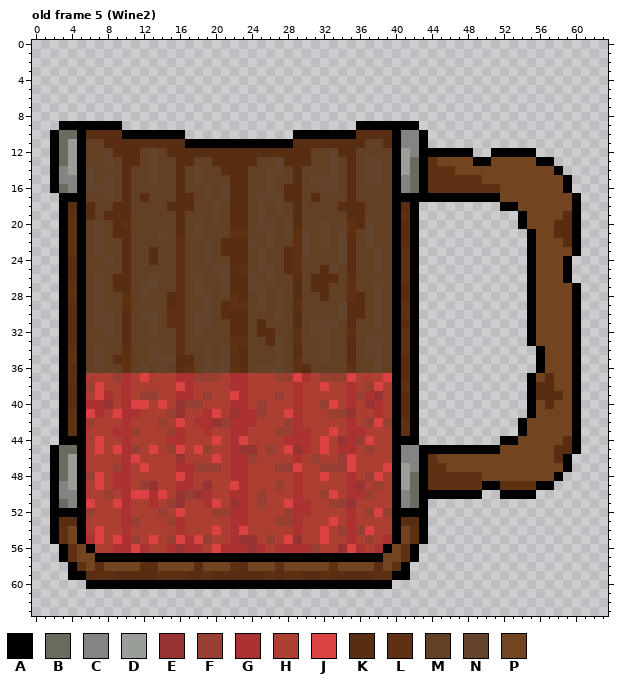
Edited in one commit: pixel-art file (assets/models/mug/cut_mug.ase). Above: the version before the commit.
64x64 pixels, 27 frames. Colours within 5 levels of each other are drawn and written as one. Shown: old frame 5 (Wine2). The commit also changed other frames, which this record leaves out.
Visible layers, top first: "MugFront", "MugHandle", "BlueLiquid" lighten, "OrangeLiquid", "PurpleLiquid" opacity 75% lighten, "YellowLiquid", "GreenLayer" lighten, "RedLiquid" lighten, "MugBackground".
Palette (. is transparent): A #000000  B #696b5e  C #848482  D #999e98  E #983333  F #983f33  G #ac3232  H #ac3f32  J #dc4242  K #592d12  L #5f3113  M #633f23  N #63432b  P #734420
Pixels before, old frame 5 (Wine2) (only the part around the change), first column x 0:
26 ...AKAMNMKKMMNMMLMNMMNKKNMNMMKMKKKMLMMMMALA......
27 ...ALAMNMKKMNNMMLMNMMNKKNNMMMKMKKMMLMMNMAKA......
28 ...ALAMNMMLMNMMKLMNNMMLKMNMNMKMMKMMLKMNMAKA......
29 ...AKAMNMMLMMMMKLMMNMKLLMNMNMLMMMMNKKMNMALA......
30 ...AKAMNNMKMNNMLLMNNMKKKMMMNMKMMMMNKKMNMALA......
31 ...AKAMNNMKMMNMLLMNNMMKKMKMMMKMNNNMKMMNMAKA......
32 ...AKAMMNMKMMNMMLMNMMMKKMKKMMLMNNMMLMMMMALA......
33 ...AKAMMMMKMMMMMLMMMMMLLMMKNMLMMNMMKMNNMALA......
34 ...ALAMNMMLMMNMMLMMNMNLKMMMNMKMMNMMKMNNMALA......
35 ...ALAMNMKLMMNNNKKMNMNLKMMMNMLMMNMMKMMNMAKA......
36 ...AKAMNMMLMNMNMKLMNNNLKMNNNMLKMMMMLMMNMAKA......
37 ...ALAHHHFGHJHHHGGFFFHGGHHHFFJGHFFFJHHHJAKA......
38 ...AKAFJHHGHHHHHJGHHHHGGHHHHHGHHJHHGHFJHALA......
39 ...AKAHJGHGHFFHHGGHFHHJGHHHFHGHHHHHGFGEHAKA......
40 ...AKAGGEHGJJHJHEFFHHHGGHFHHHGHHFJHGHEGHAKA......
41 ...ALAJGHJGGHHHFEHHGJHEGGFHHJGHHHFFEHHGHAKA......
42 ...ALAFHHHGHHHFHJHGGEFGGGHHHFGHHHHHGHFJFALA......
43 ...ALAHHHGGFHHHFGHHGHHGGHHHFFGGHHJHGGHHHALA......
44 ...AAAHJHHGHHHHGGHHHJHGJHHHHGGGHJHEGFJHHAAA......
45 ..ABBAHJHJGFHJHFJHJFHHGEEHFHJEGHJHGGHFHHACCAAAAAA
46 ..ABDAHHHHGJHHHHEHHHJHGGFHHHHGHFHHFJHHHHACCALPPPP
47 ..ABDAHHHFGHJHHHGGFFFHGGHHHFFJHHFFFJHHHJADCALLPPP
48 ..ABDAFJHGGHHHHHJGHHHHGGHHHHHGHHJHHGHFJHADBALLLLL
49 ..ACDAHJHGGHFEHHGGHEHHJGHHHFHGHHHHHGEHFHADBALLLLL
50 ..ACCAHHFHGJJGJHEFEGHHGGHFHHHGHHFJHGGFHHACBAAAAAA
51 ..ABCAJHHJGHHGHFEHHGJHEGHFHHJGGHHFFEHHHHACBA.....
52 ..AAAAFHHHGHHHFHJHHHFFGGHHHHFGGHHHHGHFJFAAAA.....
53 ..AKKAHHHHGFHHHFGHHHHHGGHHHFFGHHHJHGHHHHAKKA.....
54 ..ALPAHJHHGHHHHHGHHHJHGJHHHHHGHHJHFGFJHHAPLA.....
55 ..ALPAGJHJGFHJHFJGJFHHGEEHFHJEHHJHHGHFHGAPLA.....
56 ...ALPAHHGGJGHHGEGGHJGGGEGHGGGGFHHEJGHGAPLA......
57 ...ALPPAAAAAAAAAAAAAAAAAAAAAAAAAAAAAAAAPPLA......
58 ....ALPKPPPPKKPPPPKPPPLKPPPLPPPPPLPPPPKPLA.......
59 ....AAKLLKKKKKLLLKKLKKKKKKLKLLKKLKKKKKLLAA.......
60 ......AAAAAAAAAAAAAAAAAAAAAAAAAAAAAAAAAA.........
61 .................................................
62 .................................................
63 .................................................
And afterwards:
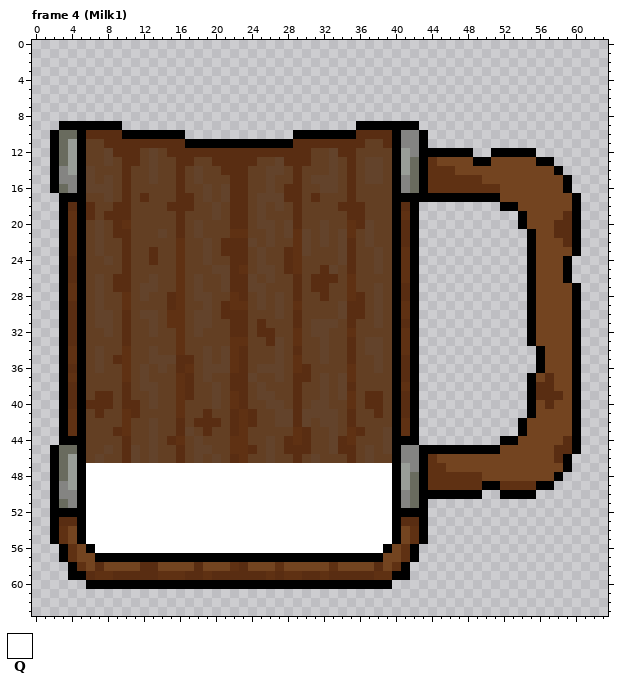
Colours new in this view: Q #ffffff
From the commit log: chore(mug): Add the milk layer
Change:
frames 27 -> 31
layer "MilkLiquid" lighten added
layer "RedLiquid" now hidden
Changed rows in their new state; - is an unchanged pixel.
Frame 4 (Milk1) against old frame 5 (Wine2):
first column x 6:
37 MMMMLMNMMMLKMNMMKKNMMNMKKMNMNLMMMM
38 MMMMKMNNMMLKMMNMKKMNMMMKMMNMNKMMMM
39 MKKMKMMNMMLKMMNMLKMNNMMKMMNMNLMKKM
40 KKKMKKMNMMLMMMNMLKMMNNMKMNNMMLMKKM
41 MKMMLKMMMMLMMKMMKLKMMNNKNNNNMKMMKM
42 MMMMLMMNMMKMKKKMKLKMMNNKNMNNMKMMMM
43 MMMKLMMNMMKNMKMMKLMMMMMLKMMNMLKMMN
44 MMMMKMMNMKLMNMMMLLMMNMKLKMMNKLMMMN
45 MMNMKNMNMMKMNNMMLLKMNMKKKMMNKKMNMN
46 MNMMKNMNMMKMNMNMKLMMNMMKMNMMMKMNMM
47 QQQQQQQQQQQQQQQQQQQQQQQQQQQQQQQQQQ
48 QQQQQQQQQQQQQQQQQQQQQQQQQQQQQQQQQQ
49 QQQQQQQQQQQQQQQQQQQQQQQQQQQQQQQQQQ
50 QQQQQQQQQQQQQQQQQQQQQQQQQQQQQQQQQQ
51 QQQQQQQQQQQQQQQQQQQQQQQQQQQQQQQQQQ
52 QQQQQQQQQQQQQQQQQQQQQQQQQQQQQQQQQQ
53 QQQQQQQQQQQQQQQQQQQQQQQQQQQQQQQQQQ
54 QQQQQQQQQQQQQQQQQQQQQQQQQQQQQQQQQQ
55 QQQQQQQQQQQQQQQQQQQQQQQQQQQQQQQQQQ
56 -QQQQQQQQQQQQQQQQQQQQQQQQQQQQQQQQ-
Pixel boxes of the changes (left, top, right, bottom) in both pictures:
changed: (86, 373, 392, 553)
